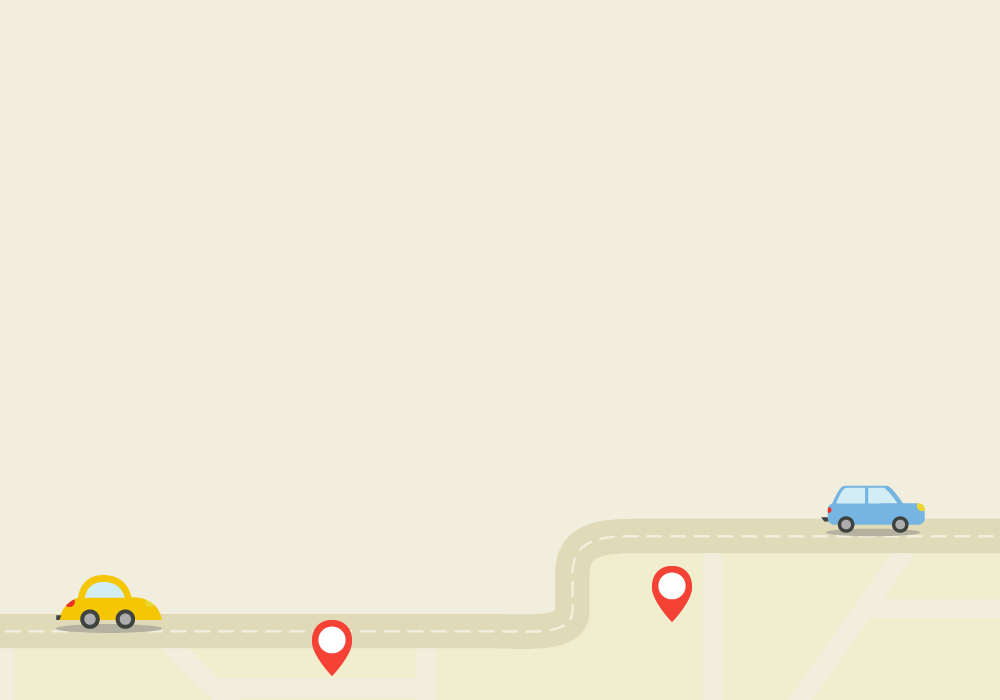
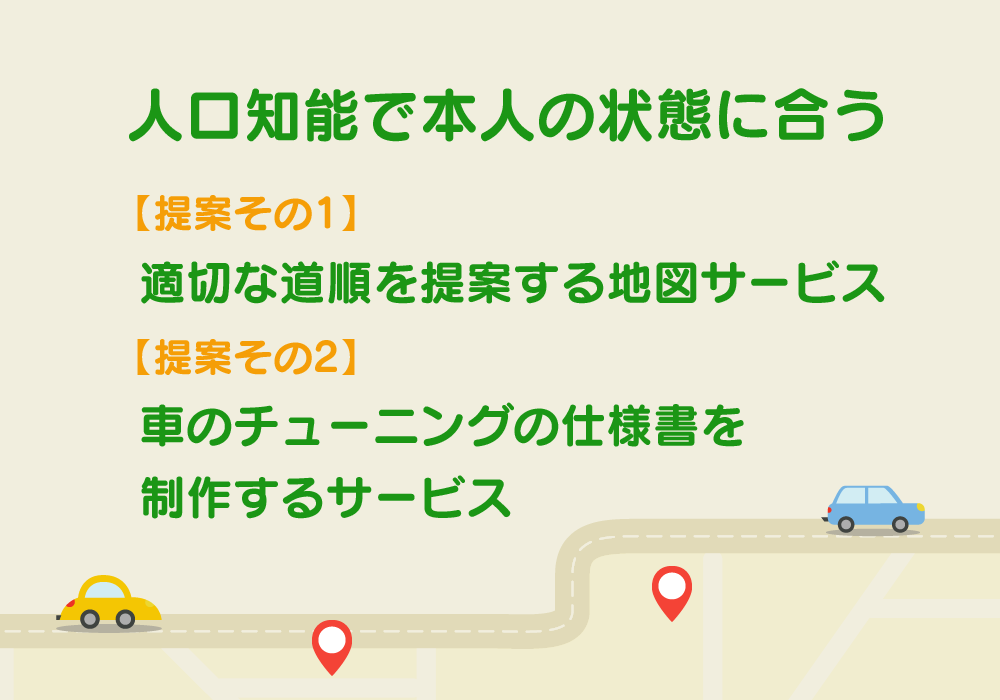
Before/after of a (1000, 700) layered artwork. What changed in the layer stack:
added group "グループ 13" with 2 layers above "グループ 11" over <box>129,88,885,519</box>
added layer "人口知能で本人の状態に合う" in group "グループ 13" over <box>129,88,883,142</box>
added layer "【提案その1】 適切な道順を提案する地図サービス 【提案その2】 車のチューニングの仕様書を 制作するサービス" in group "グループ 13" over <box>137,195,885,519</box>
